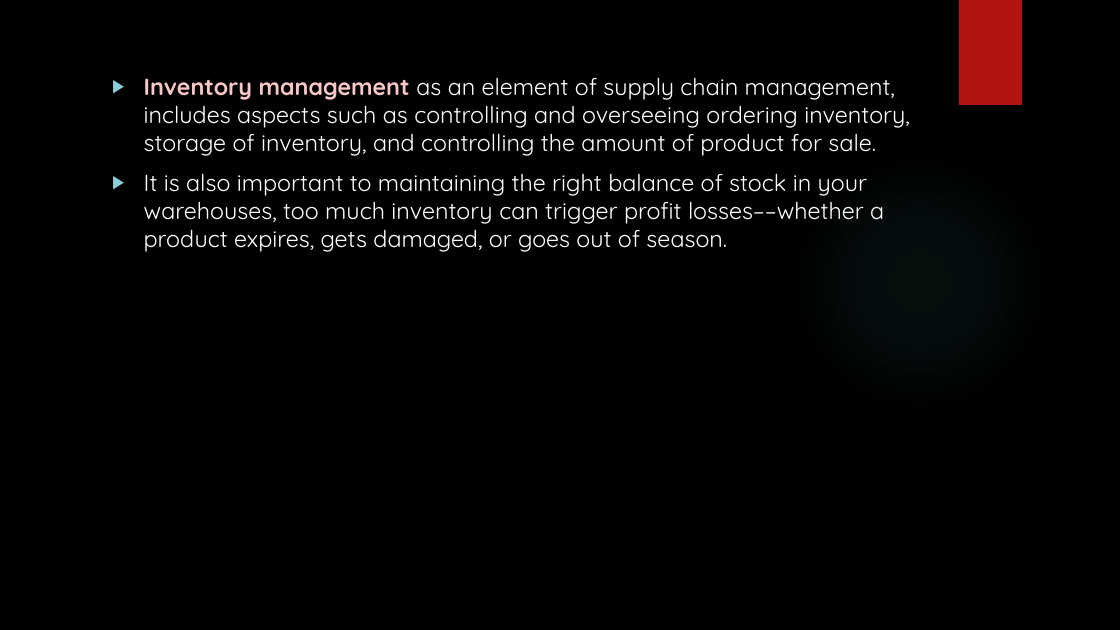
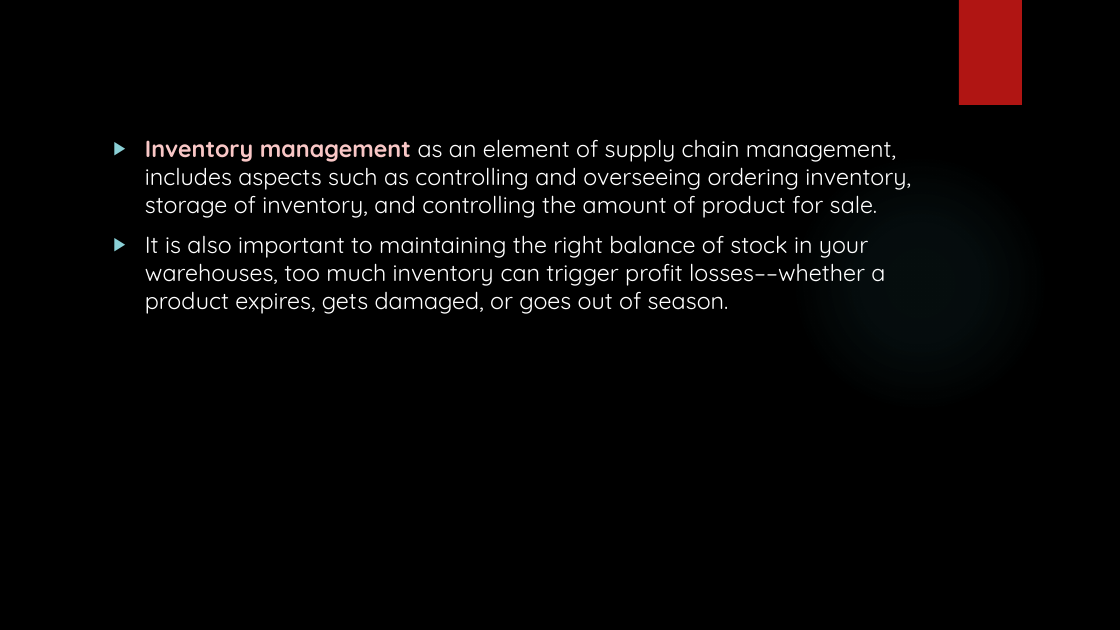
Before and after one commit to Vaishnav29/Digital-marketing, a slide deck: slide 32 of Final Folder/DIGITAL MARKETING.pptx (slide 31 before the commit). Drawn at 1120x630 pixels with LibreOffice and Linux fonts; fonts in the diff are those of the drawing; background and template pictures are left out. Boxes give left, top, right and bottom in pixels: in the first picture for what was removed or moved away, otherwise in the second. Text is boxed around its words. In the diff, an @@ line names an element or a change of style, - is before the commit and + after.

```diff
--- a/Final Folder/DIGITAL MARKETING.pptx
+++ b/Final Folder/DIGITAL MARKETING.pptx
@@ text "Inventory management as an element ...": place and size @@
-text "Inventory management as an element ..." at [144, 77, 910, 252]
+text "Inventory management as an element ..." at [145, 139, 911, 314]
```
Also in this commit, not shown: 17 other slides changed, 1 slide added.
